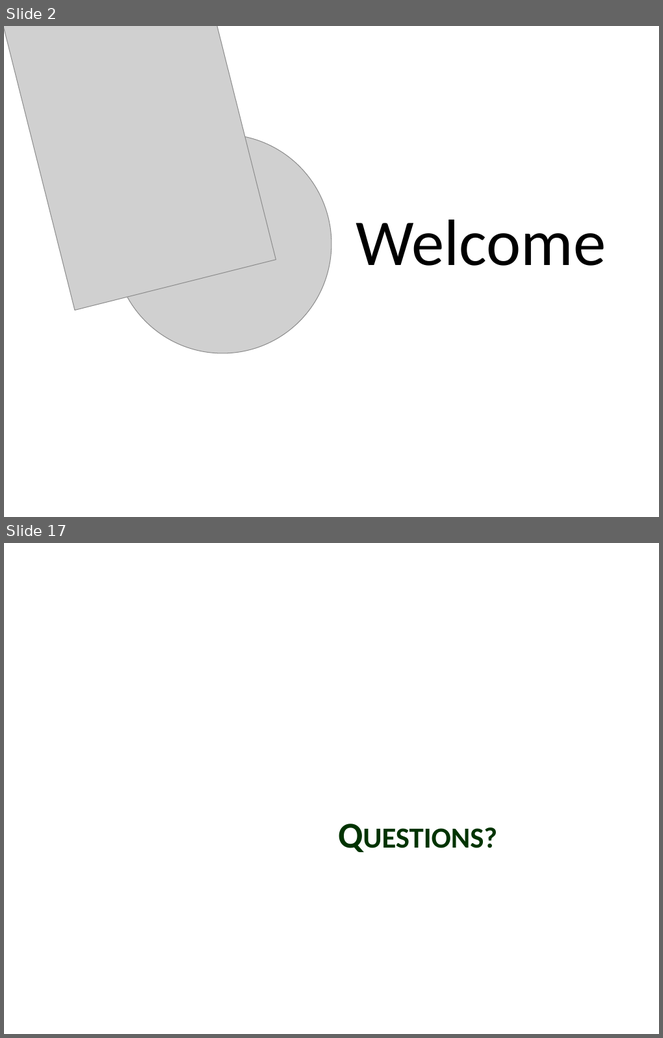
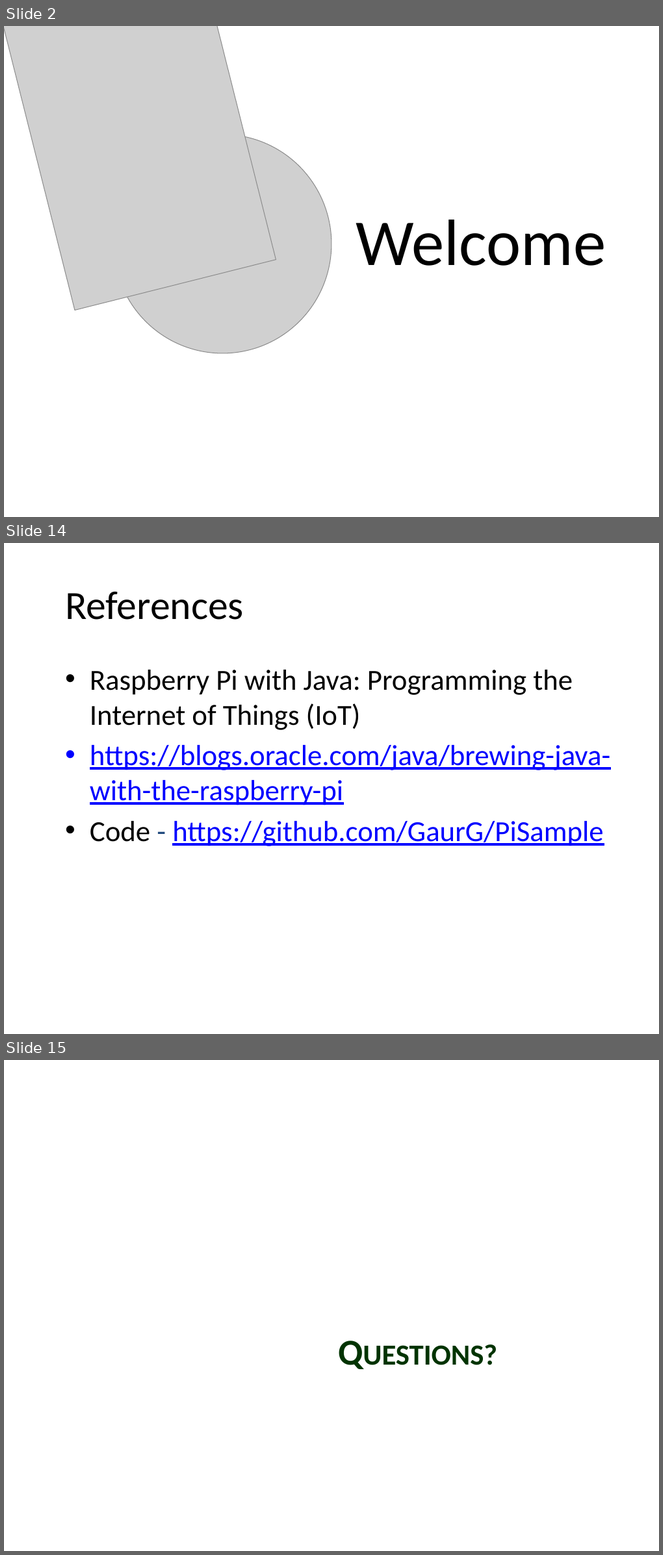
Before and after one commit to GaurG/IoT, a slide deck: IoT.pptx. Shown one above the other, each under a label of ours: slides 2 and 17 before the commit, slides 2, 14 and 15 after it; the slides between them are not shown. The pictures are 663x1038 and 663x1555 pixels, drawn with LibreOffice and Linux fonts; fonts in the diff are those of the drawing; grey boxes stand for pictures; background and template pictures are left out. Boxes give left, top, right and bottom in pixels: in the first picture for what was removed or moved away, otherwise in the second. Text is boxed around its words. In the diff, an @@ line names an element or a change of style, - is before the commit and + after.

```diff
--- a/IoT.pptx
+++ b/IoT.pptx
@@ slide 14 added at (4,543,659,1034), background picture (left out) @@
@@ title added at (65,591,244,620), 44 pt, text #000000 @@
+References
@@ text added at (90,670,610,847), 32 pt, text #0000FF, underline @@
+• Raspberry Pi with Java: Programming the Internet of Things (IoT)
+• https://blogs.oracle.com/java/brewing-java-with-the-raspberry-pi
+• Code - https://github.com/GaurG/PiSample
@@ what was slide 17 is now slide 15 @@
```
Also in this commit, not shown: 2 slides changed, 10 other slides added, 13 slides removed.
